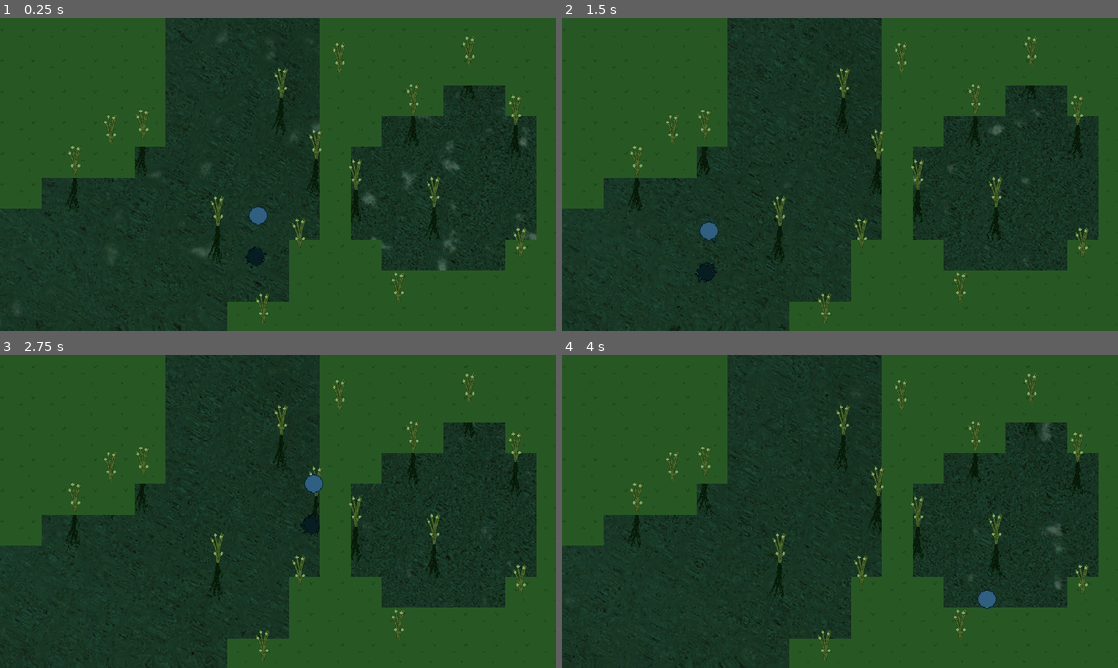
Above: before the commit, frames 1-4 (two rows, left to right).
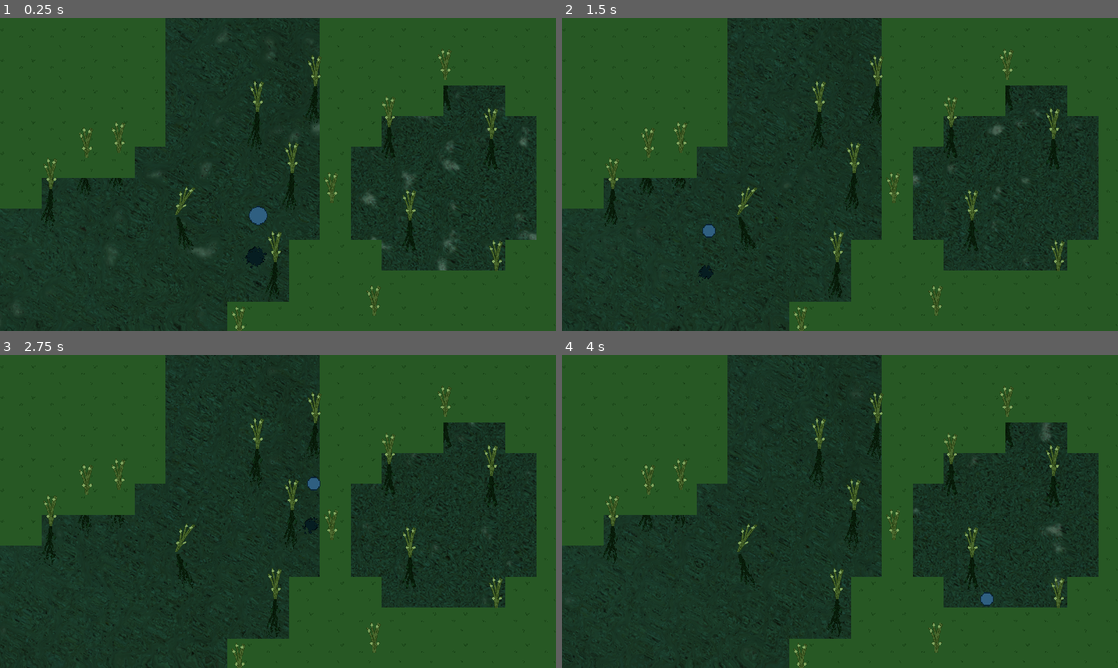
Above: after the commit, the same moments.

Repository: Cycrus/Godot-Special-Effects
Game: Godot game, scene res://water_effect/water_shading_scene.tscn
The game is run twice, just before and just after one commit, with the same random seed, the same clock (stepped at 60 frames per second) and the same inputs. This scene is started directly instead of the project's main scene.
Inputs (mouse positions are in pixels of both pictures, inside the frame that each line leads up to):
- Up to frame 1 (0.25 s): no input
- Up to frame 2 (1.5 s): tap Enter at 0.5 s; move the mouse to (962, 158) at 0.52 s; move the mouse to (728, 190) at 1.27 s
- Up to frame 3 (2.75 s): move the mouse to (333, 442) at 2.02 s
- Up to frame 4 (4 s): move the mouse to (812, 574) at 2.77 s; move the mouse to (1006, 558) at 3.52 s

The runs differ from the first frame. In frame 1, 4.1% of the frame differs, in the area x 7-95%, y 5-100%; in frame 2, 4.4%; in frame 3, 4.2%; in frame 4, 4.2%.

Commit message:
fix: Water mirror images now work with animated sprites. Also prepared the project for exporting.

Diff:
--- a/effect_selection/global_resources/player.tscn
+++ b/effect_selection/global_resources/player.tscn
@@ -6,12 +6,52 @@
 [sub_resource type="RectangleShape2D" id="RectangleShape2D_35xmi"]
 size = Vector2(28, 14)
 
+[sub_resource type="Animation" id="Animation_utbg2"]
+length = 0.001
+tracks/0/type = "value"
+tracks/0/imported = false
+tracks/0/enabled = true
+tracks/0/path = NodePath("Sprite2D:frame")
+tracks/0/interp = 1
+tracks/0/loop_wrap = true
+tracks/0/keys = {
+"times": PackedFloat32Array(0),
+"transitions": PackedFloat32Array(1),
+"update": 1,
+"values": [0]
+}
+
+[sub_resource type="Animation" id="Animation_p7p0n"]
+resource_name = "idle"
+length = 3.0
+loop_mode = 1
+step = 0.3
+tracks/0/type = "value"
+tracks/0/imported = false
+tracks/0/enabled = true
+tracks/0/path = NodePath("Sprite2D:frame")
+tracks/0/interp = 1
+tracks/0/loop_wrap = true
+tracks/0/keys = {
+"times": PackedFloat32Array(0, 0.666667, 1.66667, 2.33333),
+"transitions": PackedFloat32Array(1, 1, 1, 1),
+"update": 1,
+"values": [0, 1, 2, 3]
+}
+
+[sub_resource type="AnimationLibrary" id="AnimationLibrary_pm6t3"]
+_data = {
+"RESET": SubResource("Animation_utbg2"),
+"idle": SubResource("Animation_p7p0n")
+}
+
 [node name="Player" type="Node2D"]
 script = ExtResource("1_oxj2w")
 
 [node name="Sprite2D" type="Sprite2D" parent="."]
 scale = Vector2(2, 2)
 texture = ExtResource("2_bf0y5")
+hframes = 4
 
 [node name="StaticBody2D" type="Area2D" parent="."]
 metadata/moves_plants = true
@@ -19,3 +59,8 @@
 [node name="Collider" type="CollisionShape2D" parent="StaticBody2D"]
 position = Vector2(0, 7)
 shape = SubResource("RectangleShape2D_35xmi")
+
+[node name="AnimationPlayer" type="AnimationPlayer" parent="."]
+libraries = {
+"": SubResource("AnimationLibrary_pm6t3")
+}
--- a/fog_effect/fog_scene.tscn
+++ b/fog_effect/fog_scene.tscn
@@ -20,7 +20,7 @@
 shader_parameter/intensity_change_min = 0.3
 shader_parameter/clear_radius = 0.5
 shader_parameter/clear_softness = 0.3
-shader_parameter/pixel_number = 0.0
+shader_parameter/pixel_number = 400.0
 shader_parameter/noise = SubResource("NoiseTexture2D_4pq7r")
 
 [sub_resource type="Gradient" id="Gradient_u2pru"]
--- a/project.godot
+++ b/project.godot
@@ -26,4 +26,5 @@
 [rendering]
 
 textures/canvas_textures/default_texture_filter=0
+textures/vram_compression/import_etc2_astc=true
 viewport/hdr_2d=true
--- a/water_effect/water_controller/water_mirror_controller.gd
+++ b/water_effect/water_controller/water_mirror_controller.gd
@@ -23,14 +23,40 @@
 # Called every frame. 'delta' is the elapsed time since the previous frame.
 func _process(delta: float) -> void:
 	if do_mirror:
-		for body in mirrored_objects:
-			var sprite = mirrored_objects[body]["sprite"]
-			var y_offset = mirrored_objects[body]["y_offset"]
-			sprite.global_position = body.global_position
-			sprite.global_position.y += sprite.texture.get_height() * sprite.global_scale.y + y_offset
+		_update_mirror_image()
 	else:
 		if mirrored_objects.size() > 0:
 			mirrored_objects.clear()
+
+
+func _update_mirror_image() -> void:
+	for body in mirrored_objects:
+		var sprite = mirrored_objects[body]["sprite"]
+		var original_sprite = mirrored_objects[body]["original_sprite"]
+		var y_offset = mirrored_objects[body]["y_offset"]
+		sprite.global_position = body.global_position
+
+		# TODO: Manually copy the frame texture to the mirrored sprite
+		#       to avoid bleeding in of other animation frames.
+		var sprite_texture: CompressedTexture2D = original_sprite.texture
+		var texture_size: Vector2 = sprite_texture.get_size()
+		var frame_size: Vector2 = Vector2(texture_size.x / original_sprite.hframes,
+										  texture_size.y / original_sprite.vframes)
+		var curr_frame_pos : Vector2 = Vector2(frame_size.x * original_sprite.frame_coords.x, frame_size.y * original_sprite.frame_coords.y)
+		var original_texture: CompressedTexture2D = original_sprite.texture
+		var original_image: Image = original_texture.get_image()
+		var frame_rect: Rect2i = Rect2i(curr_frame_pos, frame_size)
+		var cropped_image: Image = original_image.get_region(frame_rect)
+		var cropped_texture: ImageTexture = ImageTexture.create_from_image(cropped_image)
+		sprite.texture = cropped_texture
+
+
+		sprite.global_position.y += sprite.texture.get_height() * sprite.global_scale.y + y_offset
+		sprite.hframes = 1
+		sprite.vframes = 1
+		sprite.frame = 0
+		sprite.frame_coords = Vector2(0, 0)
+		sprite.skew = original_sprite.skew * -1
 
 
 func _add_mirrored_object(body: Node2D) -> void:
@@ -44,6 +70,7 @@
 			return
 		mirrored_objects[body] = {
 			"sprite": sprite.duplicate(),
+			"original_sprite": sprite,
 			"y_offset": 0.0
 		}
 		add_child(mirrored_objects[body]["sprite"])
--- a/water_effect/water_controller/water_mirror_shader.gdshader
+++ b/water_effect/water_controller/water_mirror_shader.gdshader
@@ -48,6 +48,4 @@
 		vec4 texture_col = texture(TEXTURE, distorted_uv);
 		COLOR = texture_col * tone_color;
 	}
-
-	//COLOR = vec4(0.0, 0.0, 0.0, vert_distortion_factor);
 }
--- a/water_effect/water_shading_scene.tscn
+++ b/water_effect/water_shading_scene.tscn
@@ -65,7 +65,7 @@
 shader = ExtResource("7_iufua")
 shader_parameter/scroll1 = Vector2(0.05, 0.05)
 shader_parameter/scroll2 = Vector2(0.66, -0.05)
-shader_parameter/distortion_strength = 0.3
+shader_parameter/distortion_strength = 0.0600001
 shader_parameter/tone_color = Color(0.12549, 0.309804, 0.258824, 1)
 shader_parameter/floating_image = false
 shader_parameter/noise1 = SubResource("NoiseTexture2D_hvxdb")
@@ -142,6 +142,7 @@
 [node name="GrassContainer" type="Node2D" parent="."]
 z_index = 1
 y_sort_enabled = true
+position = Vector2(-50, 28)
 
 [node name="Grass" type="Node2D" parent="GrassContainer"]
 y_sort_enabled = true
@@ -162,20 +163,18 @@
 
 [node name="Grass2" type="Node2D" parent="GrassContainer"]
 y_sort_enabled = true
-position = Vector2(154, 129)
+position = Vector2(469, 265)
 
 [node name="Sprite" type="Sprite2D" parent="GrassContainer/Grass2"]
 y_sort_enabled = true
-position = Vector2(337, 185)
+skew = 0.450295
 texture = ExtResource("6_jrmyk")
 
 [node name="Area2D" type="Area2D" parent="GrassContainer/Grass2"]
 y_sort_enabled = true
-position = Vector2(337, 185)
 metadata/mirrored = true
 
 [node name="CollisionShape2D" type="CollisionShape2D" parent="GrassContainer/Grass2/Area2D"]
-visible = false
 y_sort_enabled = true
 position = Vector2(2, 0)
 shape = SubResource("CapsuleShape2D_ba31o")
--- a/wind_effect/example_resources/player_behavior.gd
+++ b/wind_effect/example_resources/player_behavior.gd
@@ -4,6 +4,7 @@
 # Called when the node enters the scene tree for the first time.
 func _ready() -> void:
 	DisplayServer.mouse_set_mode(DisplayServer.MouseMode.MOUSE_MODE_HIDDEN)
+	$AnimationPlayer.play("idle")
 
 
 
Binary file changed: effect_selection/global_resources/player.png
Not shown: 1 places in effect_selection/global_resources/player.tscn that only renumber resources
Not shown, added: export_presets.cfg
